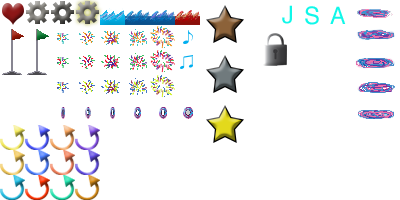
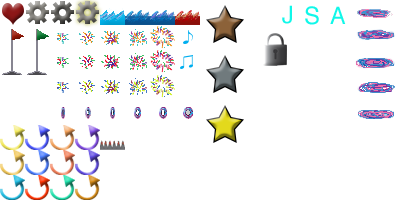
The second 400px x 200px image is a revision of the first. Changes to its layers:
added layer "spikes" above "block" over [100,140,125,150]
